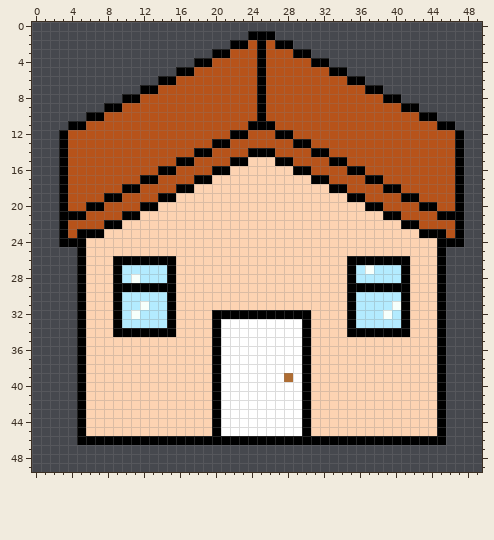
Pixel-art sprite -- data/smallhouse.png. The first picture shows the starting point.
The file is 50x50 pixels.
And afterwards:
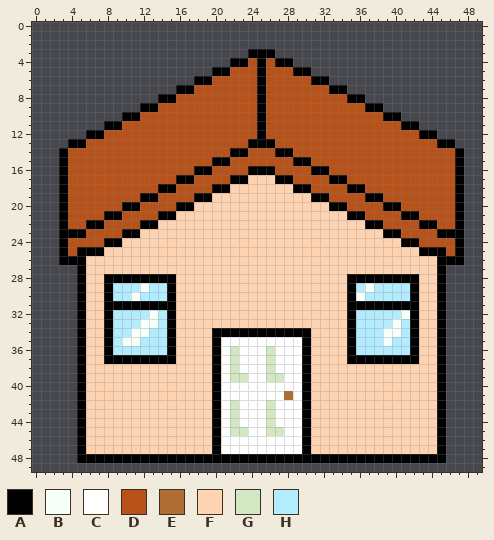
Palette (. is transparent): A #000000  B #f7fffb  C #ffffff  D #b7531a  E #af6d33  F #fdd3b2  G #d1e8c2  H #b3ebff
The exact change:
y 1: x 24..26 AAA -> ...
y 2: x 22..28 AADADAA -> .......
y 3: x 20..24 AADDD -> ....A; x 26..30 DDDAA -> A....
y 4: x 18..23 AADDDD -> ....AA; x 27..32 DDDDAA -> AA....
y 5: x 16..21 AADDDD -> ....AA; x 29..34 DDDDAA -> AA....
y 6: x 14..19 AADDDD -> ....AA; x 31..36 DDDDAA -> AA....
y 7: x 12..17 AADDDD -> ....AA; x 33..38 DDDDAA -> AA....
y 8: x 10..15 AADDDD -> ....AA; x 35..40 DDDDAA -> AA....
y 9: x 8..13 AADDDD -> ....AA; x 37..42 DDDDAA -> AA....
y 10: x 6..11 AADDDD -> ....AA; x 39..44 DDDDAA -> AA....
y 11: x 4..9 AADDDD -> ....AA; x 24 A -> D; x 26 A -> D; x 41..46 DDDDAA -> AA....
y 12: x 3..7 ADDDD -> ...AA; x 22..23 AA -> DD; x 25 D -> A; x 27..28 AA -> DD; x 43..47 DDDDA -> AA...
y 13: x 3..5 ADD -> .AA; x 20..21 AA -> DD; x 24..26 DDD -> AAA; x 29..30 AA -> DD; x 45..47 DDA -> AA.
y 14: x 18..19 AA -> DD; x 22..28 DDAAADD -> AADDDAA; x 31..32 AA -> DD
y 15: x 16..17 AA -> DD; x 20..30 DDAAFFFAADD -> AADDDDDDDAA; x 33..34 AA -> DD
y 16: x 14..15 AA -> DD; x 18..32 DDAAFFFFFFFAADD -> AADDDDAAADDDDAA; x 35..36 AA -> DD
y 17: x 12..13 AA -> DD; x 16..23 DDAAFFFF -> AADDDDAA; x 27..34 FFFFAADD -> AADDDDAA; x 37..38 AA -> DD
y 18: x 10..11 AA -> DD; x 14..21 DDAAFFFF -> AADDDDAA; x 29..36 FFFFAADD -> AADDDDAA; x 39..40 AA -> DD
y 19: x 8..9 AA -> DD; x 12..19 DDAAFFFF -> AADDDDAA; x 31..38 FFFFAADD -> AADDDDAA; x 41..42 AA -> DD
y 20: x 6..7 AA -> DD; x 10..17 DDAAFFFF -> AADDDDAA; x 33..40 FFFFAADD -> AADDDDAA; x 43..44 AA -> DD
y 21: x 4..5 AA -> DD; x 8..15 DDAAFFFF -> AADDDDAA; x 35..42 FFFFAADD -> AADDDDAA; x 45..46 AA -> DD
y 22: x 6..13 DDAAFFFF -> AADDDDAA; x 37..44 FFFFAADD -> AADDDDAA
y 23: x 4 D -> A; x 6..11 AAFFFF -> DDDDAA; x 39..44 FFFFAA -> AADDDD; x 46 D -> A
y 24: x 4..9 AAFFFF -> DDDDAA; x 41..46 FFFFAA -> AADDDD
y 25: x 3..4 .. -> AD; x 6..7 FF -> AA; x 43..44 FF -> AA; x 46..47 .. -> DA
y 26: x 3..4 .. -> AA; x 9..15 AAAAAAA -> FFFFFFF; x 35..41 AAAAAAA -> FFFFFFF; x 46..47 .. -> AA
y 27: x 9..15 AHHHHHA -> FFFFFFF; x 35..41 AHBHHHA -> FFFFFFF
y 28: x 8 F -> A; x 10..14 HBHHH -> AAAAA; x 36..40 HHHHH -> AAAAA; x 42 F -> A
y 29: x 8..14 FAAAAAA -> AHHHBHH; x 36..42 AAAAAAF -> HBHHHHA
y 30: x 8..9 FA -> AH; x 11 H -> B; x 36 H -> B; x 41..42 AF -> HA
y 31: x 8 F -> A; x 10..14 HHBHH -> AAAAA; x 36..40 HHHHB -> AAAAA; x 42 F -> A
y 32: x 8..9 FA -> AH; x 11 B -> H; x 13 H -> B; x 20..30 AAAAAAAAAAA -> FFFFFFFFFFF; x 39 B -> H; x 41..42 AF -> BA
y 33: x 8..9 FA -> AH; x 12..13 HH -> BB; x 20..30 ACCCCCCCCCA -> FFFFFFFFFFF; x 40..42 HAF -> BHA
y 34: x 8..14 FAAAAAA -> AHHBBHH; x 21..29 CCCCCCCCC -> AAAAAAAAA; x 36..42 AAAAAAF -> HHHBBHA
y 35: x 8..15 FFFFFFFF -> AHBBHHHA; x 35..42 FFFFFFFF -> AHHHBHHA
y 36: x 8..15 FFFFFFFF -> AHHHHHHA; x 22 C -> G; x 26 C -> G; x 35..42 FFFFFFFF -> AHHHHHHA
y 37: x 8..15 FFFFFFFF -> AAAAAAAA; x 22 C -> G; x 26 C -> G; x 35..42 FFFFFFFF -> AAAAAAAA
y 38: x 22 C -> G; x 26 C -> G
y 39: x 22..23 CC -> GG; x 26..28 CCE -> GGC
y 41: x 28 C -> E
y 42..44: x 22 C -> G; x 26 C -> G
y 45: x 22..23 CC -> GG; x 26..27 CC -> GG
y 46: x 6..19 AAAAAAAAAAAAAA -> FFFFFFFFFFFFFF; x 21..29 AAAAAAAAA -> CCCCCCCCC; x 31..44 AAAAAAAAAAAAAA -> FFFFFFFFFFFFFF
y 47: x 5..45 ......................................... -> AFFFFFFFFFFFFFFACCCCCCCCCAFFFFFFFFFFFFFFA
y 48: x 5..45 ......................................... -> AAAAAAAAAAAAAAAAAAAAAAAAAAAAAAAAAAAAAAAAA
Where, in picture pixels (left, top, right, bottom), the same in both pictures:
changed: (59, 31, 464, 463)
